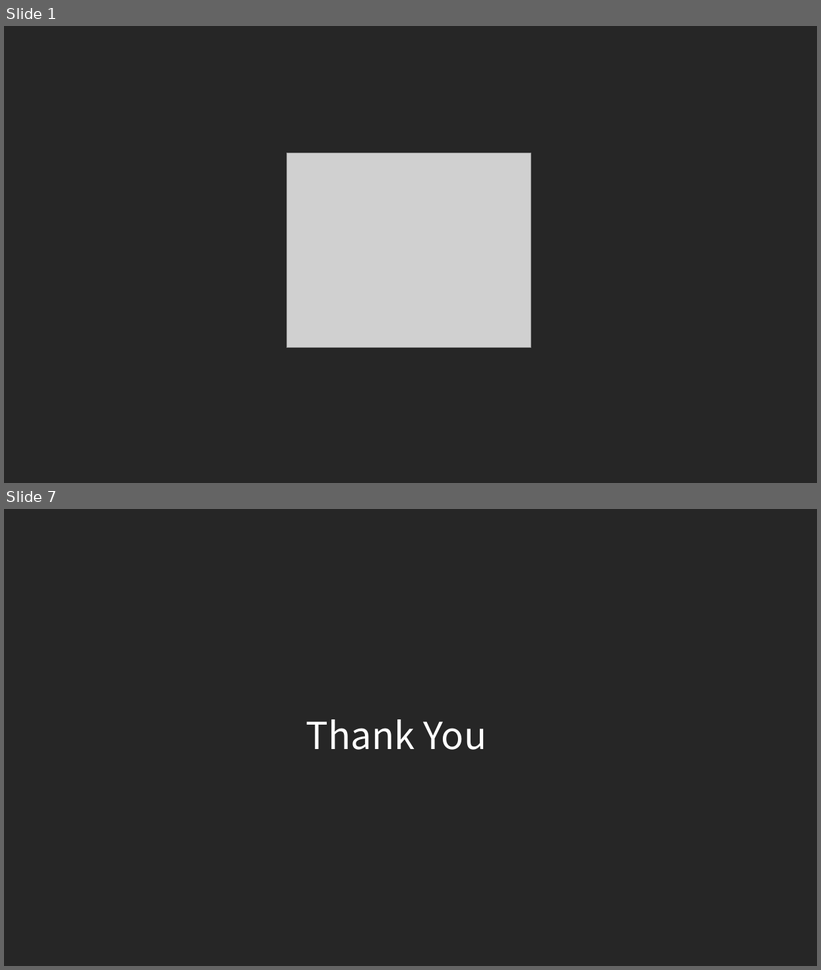
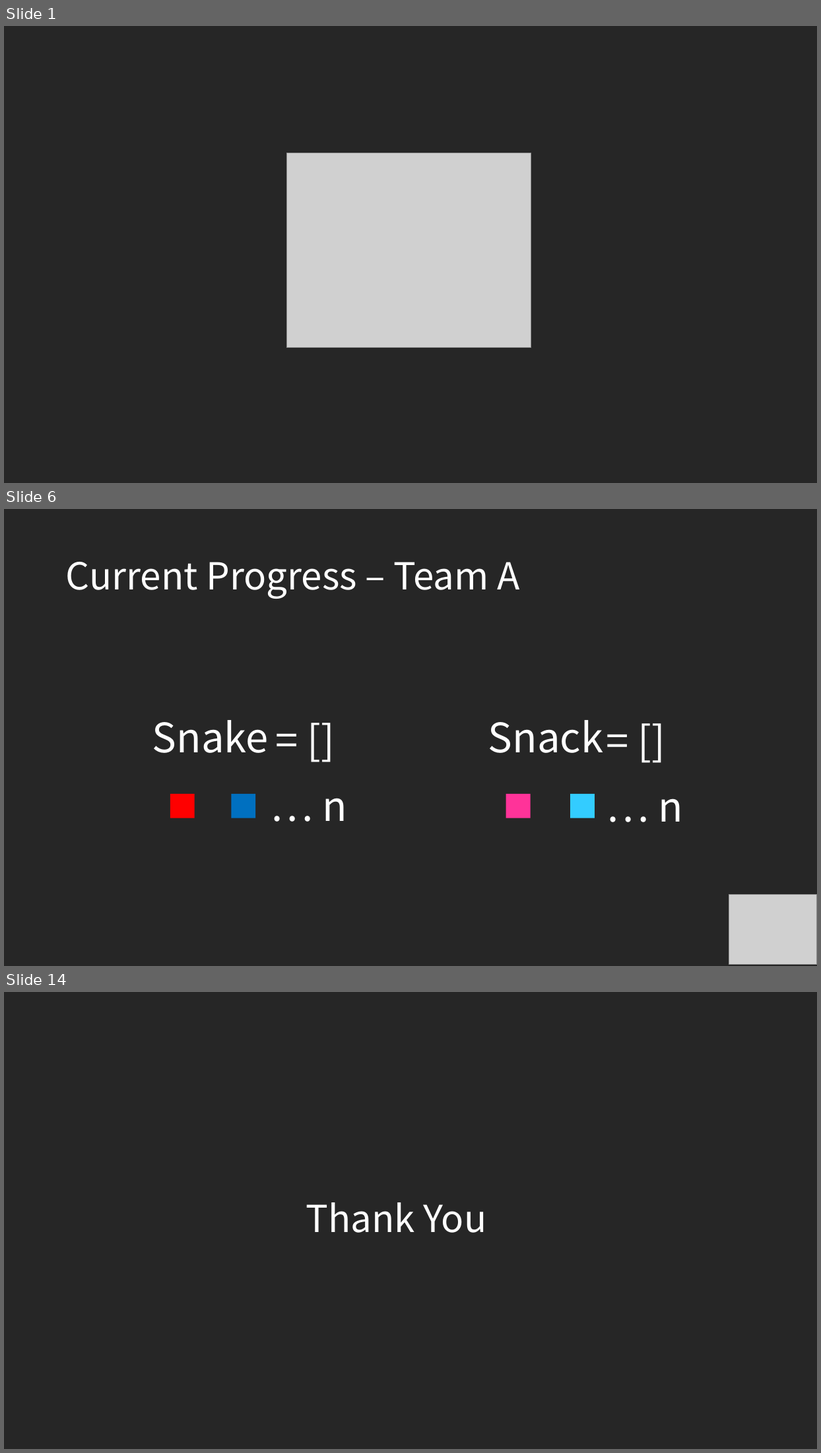
Before and after one commit to commadev/commadev.github.io, a slide deck: assets/documents/190411 Snake.pptx. Shown one above the other, each under a label of ours: slides 1 and 7 before the commit, slides 1, 6 and 14 after it; the slides between them are not shown. The pictures are 821x970 and 821x1453 pixels, drawn with LibreOffice and Linux fonts; fonts in the diff are those of the drawing; grey boxes stand for pictures. Boxes give left, top, right and bottom in pixels: in the first picture for what was removed or moved away, otherwise in the second. Text is boxed around its words. In the diff, an @@ line names an element or a change of style, - is before the commit and + after.

```diff
--- a/assets/documents/190411 Snake.pptx
+++ b/assets/documents/190411 Snake.pptx
@@ slide 6 added at [4,509,817,966], background #262626 @@
@@ title added at [66,562,519,599], 44 pt, text #FFFFFF @@
+Current Progress – Team A
@@ text added at [152,720,269,753], 48 pt, text #FFFFFF @@
+Snake
@@ text added at [270,712,354,770], 48 pt, text #FFFFFF @@
+= []
@@ text added at [488,720,603,753], 48 pt, text #FFFFFF @@
+Snack
@@ text added at [601,713,687,770], 48 pt, text #FFFFFF @@
+= []
@@ rectangle added at [170,795,195,819], fill #FF0000 @@
@@ rectangle added at [232,795,256,819], fill #0070C0 @@
@@ text added at [323,798,348,821], 48 pt, text #FFFFFF @@
+… n
@@ rectangle added at [506,795,531,819], fill #FF3399 @@
@@ rectangle added at [571,795,595,819], fill #33CCFF @@
@@ text added at [659,799,684,822], 48 pt, text #FFFFFF @@
+… n
@@ picture added at [729,895,817,965] @@
@@ what was slide 7 is now slide 14 @@
```
Also in this commit, not shown: 2 slides changed, 9 other slides added, 3 slides removed.
